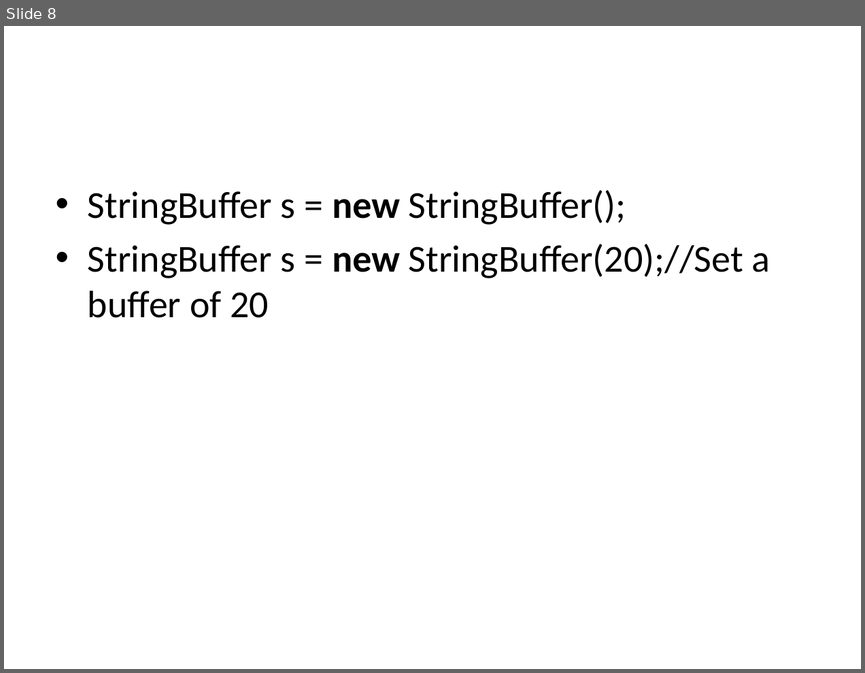
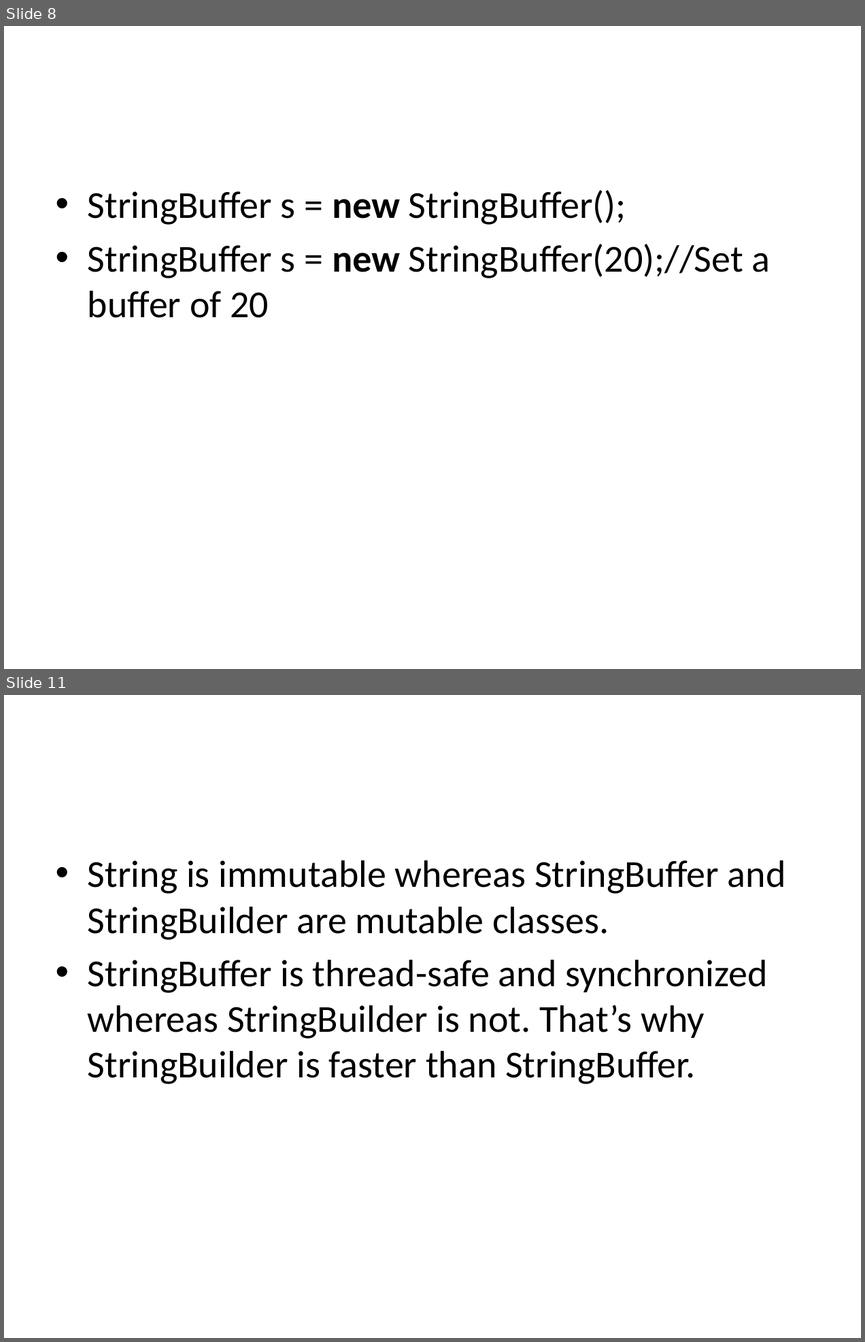
Before and after one commit to BesantJ2ee/Java_09_July_2022_10_30_Batch, a slide deck: PowerPoints/Modue_4/String_StringBuffer_StringBuilder.pptx. Shown one above the other, each under a label of ours: slide 8 before the commit, slides 8 and 11 after it; the slides between them are not shown. The pictures are 865x673 and 865x1342 pixels, drawn with LibreOffice and Linux fonts; fonts in the diff are those of the drawing. Boxes give left, top, right and bottom in pixels: in the first picture for what was removed or moved away, otherwise in the second. Text is boxed around its words. In the diff, an @@ line names an element or a change of style, - is before the commit and + after.

Commit message:
string buffer and builder

```diff
--- a/PowerPoints/Modue_4/String_StringBuffer_StringBuilder.pptx
+++ b/PowerPoints/Modue_4/String_StringBuffer_StringBuilder.pptx
@@ slide 11 added at bbox=[4, 695, 861, 1338], background #FFFFFF @@
@@ text added at bbox=[88, 860, 786, 1084], 32 pt, text #000000 @@
+• String is immutable whereas StringBuffer and StringBuilder are mutable classes.
+• StringBuffer is thread-safe and synchronized whereas StringBuilder is not. That’s why StringBuilder is faster than StringBuffer.
```
Also in this commit, not shown: 2 slides changed, 1 other slide added.
